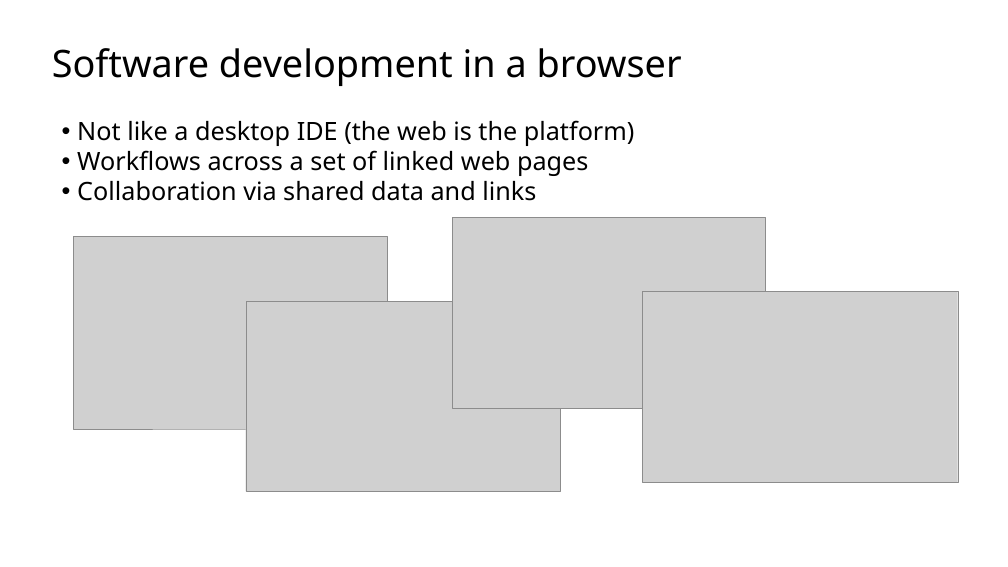
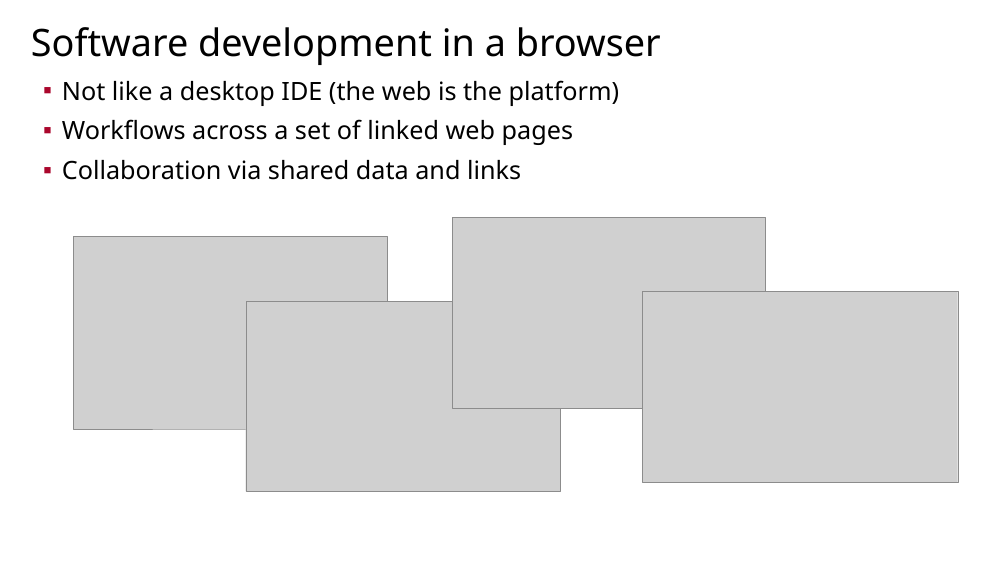
Before and after one commit to sfmccourt/oscon, a slide deck: slide 4 of osconorion.odp. Drawn at 1008x567 pixels with LibreOffice and Linux fonts; fonts in the diff are those of the drawing; grey boxes stand for pictures; background and template pictures are left out. Boxes give left, top, right and bottom in pixels: in the first picture for what was removed or moved away, otherwise in the second. Text is boxed around its words. In the diff, an @@ line names an element or a change of style, - is before the commit and + after.

```diff
--- a/osconorion.odp
+++ b/osconorion.odp
@@ title added at (x1=31, y1=27, x2=661, y2=65), 72 pt, text #000000 @@
+Software development in a browser
@@ text at (x1=52, y1=48, x2=682, y2=86): paragraph removed @@
-Software development in a browser
@@ text "Not like a desktop IDE ..." moved from (x1=52, y1=48, x2=682, y2=201) to (x1=62, y1=80, x2=620, y2=180) @@
@@ text "Not like a desktop IDE ..." at (x1=62, y1=80, x2=620, y2=180): bullet • to ▪; list level 2 to 1 in "Not like a desktop IDE ..."; bullet colour #000000 to #AA062C; list level 2 to 1 in "Workflows across a set of ..."; list level 2 to 1 in "Collaboration via shared data and ..." @@
```
Also in this commit, not shown: 12 other slides changed, 4 slides added, 1 slide removed.
